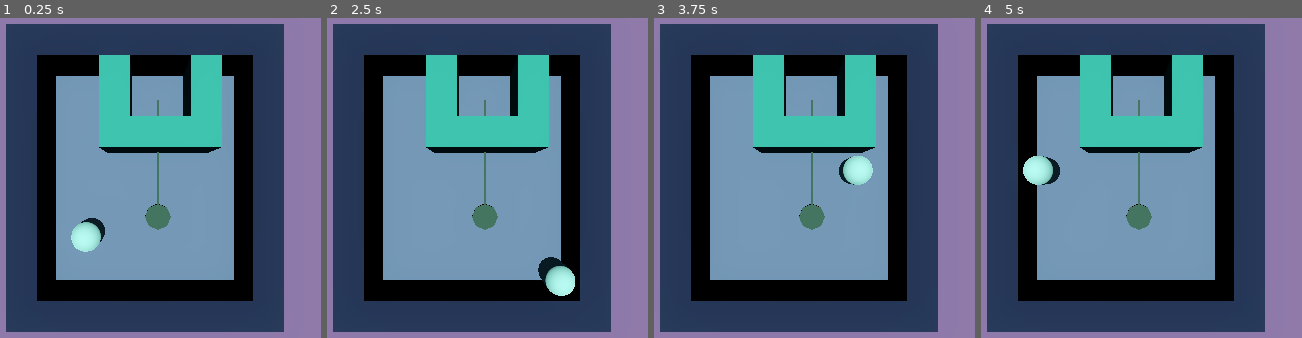
Above: before the commit, frames 1-4 (left to right).
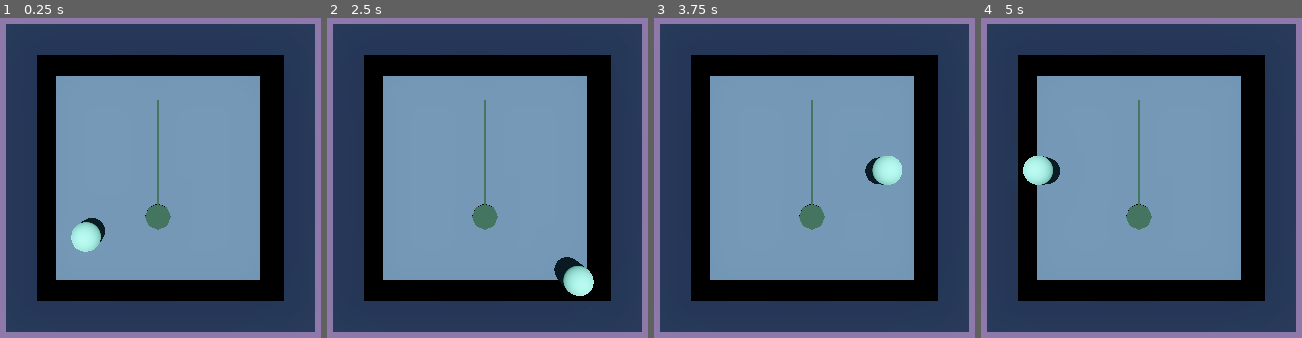
Above: after the commit, the same moments.

Repository: BBalloons/BIP_GameJam
Game: Godot game, scene res://Levels/level2.tscn
Same seed, same stepped clock (60 frames per second), same inputs: the game is played once before the commit and once after it. This scene is started directly instead of the project's main scene.
Inputs:
- Up to frame 1 (0.25 s): no input
- Up to frame 2 (2.5 s): tap Enter at 0.5 s; hold D (right) 0.53-1.28 s; hold S (down) 1.28-2.03 s; tap Space at 2 s; hold D (right) from 2.03 s (still down)
- Up to frame 3 (3.75 s): release D (right) at 2.78 s; hold W (up) 2.78-3.53 s; hold A (left) from 3.53 s (still down)
- Up to frame 4 (5 s): keep holding A (left)

The runs differ from the first frame. In frame 1, 29% of the frame differs, in the area x 30-99%, y 1-99%; in frame 2, 30%; in frame 3, 30%; in frame 4, 29%.

Commit message:
Level Edits
Extracted border geometry/material from base_level and moved per-level into level1 and level2 (added border materials, collision layers/masks, and a small subresource material for overrides). Created a new Level3 scene with its own base instance, borders and walls. Minor level edits: renamed wall nodes in level1 and scaled the base instance in level2. Also removed a leftover debug print from Player/player.gd.

Diff:
--- a/Levels/base_level.tscn
+++ b/Levels/base_level.tscn
@@ -1,7 +1,6 @@
 [gd_scene format=3 uid="uid://cp8bktwqxrjat"]
 
 [ext_resource type="Material" uid="uid://cw8lua3epvd7j" path="res://Materials/floor.tres" id="1_3vydx"]
-[ext_resource type="Material" uid="uid://bh7os1h37twp7" path="res://Materials/border.tres" id="1_ujkqx"]
 
 [sub_resource type="ProceduralSkyMaterial" id="ProceduralSkyMaterial_drvgu"]
 sky_horizon_color = Color(0.66224277, 0.6717428, 0.6867428, 1)
@@ -19,9 +18,6 @@
 glow_bloom = 0.2
 volumetric_fog_density = 0.02
 
-[sub_resource type="StandardMaterial3D" id="StandardMaterial3D_u3cyc"]
-albedo_color = Color(0.69411767, 0.25882354, 1, 1)
-
 [node name="Base Level" type="Node3D" unique_id=911909588]
 
 [node name="WorldEnvironment" type="WorldEnvironment" parent="." unique_id=634298902]
@@ -31,38 +27,9 @@
 transform = Transform3D(1, 0, 0, 0, -4.371139e-08, 1, 0, -1, -4.371139e-08, 0, 4, 0)
 
 [node name="Floor" type="CSGBox3D" parent="." unique_id=131014380]
-transform = Transform3D(1, 0, 0, 0, 1, 0, 0, 0, 1, -0.5, 0, 0)
 use_collision = true
 size = Vector3(8, 1, 8)
 material = ExtResource("1_3vydx")
-
-[node name="Borders" type="Node3D" parent="." unique_id=966056642]
-
-[node name="Border" type="CSGBox3D" parent="Borders" unique_id=1554718854]
-transform = Transform3D(1, 0, 0, 0, 1, 0, 0, 0, 1, -4, 1.5, 0)
-use_collision = true
-size = Vector3(1, 2, 10)
-material = ExtResource("1_ujkqx")
-
-[node name="Border2" type="CSGBox3D" parent="Borders" unique_id=1043382864]
-transform = Transform3D(1, 0, 0, 0, 1, 0, 0, 0, 1, 4, 1.5, -0.5)
-use_collision = true
-size = Vector3(1, 2, 9)
-material = ExtResource("1_ujkqx")
-
-[node name="Border3" type="CSGBox3D" parent="Borders" unique_id=1691138527]
-transform = Transform3D(1, 0, 0, 0, 1, 0, 0, 0, 1, 0.5, 1.5, 4.5)
-material_override = ExtResource("1_ujkqx")
-use_collision = true
-size = Vector3(8, 2, 1)
-material = SubResource("StandardMaterial3D_u3cyc")
-
-[node name="Border4" type="CSGBox3D" parent="Borders" unique_id=174833656]
-transform = Transform3D(1, 0, 0, 0, 1, 0, 0, 0, 1, 0, 1.5, -4.5)
-material_override = ExtResource("1_ujkqx")
-use_collision = true
-size = Vector3(7, 2, 1)
-material = SubResource("StandardMaterial3D_u3cyc")
 
 [node name="Node3D" type="Node3D" parent="." unique_id=1340249960]
 
--- a/Levels/level1.tscn
+++ b/Levels/level1.tscn
@@ -3,6 +3,10 @@
 [ext_resource type="PackedScene" uid="uid://cp8bktwqxrjat" path="res://Levels/base_level.tscn" id="1_t21ke"]
 [ext_resource type="Material" uid="uid://ca1u5cvjikxqh" path="res://Materials/wall.tres" id="2_i4kf4"]
 [ext_resource type="PackedScene" uid="uid://ghnsng3gam6j" path="res://Player/player.tscn" id="3_fy36t"]
+[ext_resource type="Material" uid="uid://bh7os1h37twp7" path="res://Materials/border.tres" id="3_njhy2"]
+
+[sub_resource type="StandardMaterial3D" id="StandardMaterial3D_m6f6w"]
+albedo_color = Color(0.69411767, 0.25882354, 1, 1)
 
 [node name="Level1" type="Node3D" unique_id=85168452]
 
@@ -11,17 +15,53 @@
 [node name="Walls" type="Node3D" parent="." unique_id=2109886198]
 transform = Transform3D(-4.371139e-08, 0, 1, 0, 1, 0, -1, 0, -4.371139e-08, 0.5, 0, 0.5)
 
-[node name="CSGBox3D" type="CSGBox3D" parent="Walls" unique_id=980309079]
+[node name="Wall" type="CSGBox3D" parent="Walls" unique_id=980309079]
 transform = Transform3D(1, 0, 0, 0, 1, 0, 0, 0, 1, 2.5, 1.5, -0.49999994)
 use_collision = true
 size = Vector3(4, 2, 1)
 material = ExtResource("2_i4kf4")
 
-[node name="CSGBox3D2" type="CSGBox3D" parent="Walls" unique_id=350790079]
+[node name="Wall2" type="CSGBox3D" parent="Walls" unique_id=350790079]
 transform = Transform3D(1, 0, 0, 0, 1, 0, 0, 0, 1, 0.99999976, 1.5, 1.5)
 use_collision = true
 size = Vector3(1, 2, 3)
 material = ExtResource("2_i4kf4")
 
+[node name="Borders" type="Node3D" parent="." unique_id=533688340]
+
+[node name="Border" type="CSGBox3D" parent="Borders" unique_id=1637358595]
+transform = Transform3D(1, 0, 0, 0, 1, 0, 0, 0, 1, -4, 1.5, 0)
+use_collision = true
+collision_layer = 3
+collision_mask = 3
+size = Vector3(1, 2, 10)
+material = ExtResource("3_njhy2")
+
+[node name="Border2" type="CSGBox3D" parent="Borders" unique_id=1310419344]
+transform = Transform3D(1, 0, 0, 0, 1, 0, 0, 0, 1, 4, 1.5, -0.5)
+use_collision = true
+collision_layer = 3
+collision_mask = 3
+size = Vector3(1, 2, 9)
+material = ExtResource("3_njhy2")
+
+[node name="Border3" type="CSGBox3D" parent="Borders" unique_id=607392982]
+transform = Transform3D(1, 0, 0, 0, 1, 0, 0, 0, 1, 0.5, 1.5, 4.5)
+material_override = ExtResource("3_njhy2")
+use_collision = true
+collision_layer = 3
+collision_mask = 3
+size = Vector3(8, 2, 1)
+material = SubResource("StandardMaterial3D_m6f6w")
+
+[node name="Border4" type="CSGBox3D" parent="Borders" unique_id=1603094506]
+transform = Transform3D(1, 0, 0, 0, 1, 0, 0, 0, 1, 0, 1.5, -4.5)
+material_override = ExtResource("3_njhy2")
+use_collision = true
+collision_layer = 3
+collision_mask = 3
+size = Vector3(7, 2, 1)
+material = SubResource("StandardMaterial3D_m6f6w")
+
 [node name="Player" parent="." unique_id=1368489800 instance=ExtResource("3_fy36t")]
 transform = Transform3D(1, 0, 0, 0, 1, 0, 0, 0, 1, 0, 1.5, 2)
--- a/Levels/level2.tscn
+++ b/Levels/level2.tscn
@@ -1,13 +1,53 @@
 [gd_scene format=3 uid="uid://ddldd5whpbyje"]
 
 [ext_resource type="PackedScene" uid="uid://cp8bktwqxrjat" path="res://Levels/base_level.tscn" id="1_24phs"]
+[ext_resource type="Material" uid="uid://bh7os1h37twp7" path="res://Materials/border.tres" id="2_pcft3"]
 [ext_resource type="Material" uid="uid://bgr63v6yx5kxc" path="res://Materials/elements.tres" id="2_ty1rc"]
-[ext_resource type="Material" uid="uid://ca1u5cvjikxqh" path="res://Materials/wall.tres" id="3_m135w"]
 [ext_resource type="PackedScene" uid="uid://ghnsng3gam6j" path="res://Player/player.tscn" id="4_pcft3"]
+
+[sub_resource type="StandardMaterial3D" id="StandardMaterial3D_p0prn"]
+albedo_color = Color(0.69411767, 0.25882354, 1, 1)
 
 [node name="Level2" type="Node3D" unique_id=356716588]
 
 [node name="Base Level" parent="." unique_id=911909588 instance=ExtResource("1_24phs")]
+transform = Transform3D(1.2, 0, 0, 0, 1, 0, 0, 0, 1.2, 0, 0, 0)
+
+[node name="Borders" type="Node3D" parent="." unique_id=171370786]
+
+[node name="Border" type="CSGBox3D" parent="Borders" unique_id=1327686885]
+transform = Transform3D(1, 0, 0, 0, 1, 0, 0, 0, 1, -4, 1.5, 0.5)
+use_collision = true
+collision_layer = 3
+collision_mask = 3
+size = Vector3(1, 2, 9)
+material = ExtResource("2_pcft3")
+
+[node name="Border2" type="CSGBox3D" parent="Borders" unique_id=1468434043]
+transform = Transform3D(1, 0, 0, 0, 1, 0, 0, 0, 1, 5, 1.5, -0.5)
+use_collision = true
+collision_layer = 3
+collision_mask = 3
+size = Vector3(1, 2, 9)
+material = ExtResource("2_pcft3")
+
+[node name="Border3" type="CSGBox3D" parent="Borders" unique_id=2073332705]
+transform = Transform3D(1, 0, 0, 0, 1, 0, 0, 0, 1, 1, 1.5, 4.5)
+material_override = ExtResource("2_pcft3")
+use_collision = true
+collision_layer = 3
+collision_mask = 3
+size = Vector3(9, 2, 1)
+material = SubResource("StandardMaterial3D_p0prn")
+
+[node name="Border4" type="CSGBox3D" parent="Borders" unique_id=937066758]
+transform = Transform3D(1, 0, 0, 0, 1, 0, 0, 0, 1, 0, 1.5, -4.5)
+material_override = ExtResource("2_pcft3")
+use_collision = true
+collision_layer = 3
+collision_mask = 3
+size = Vector3(9, 2, 1)
+material = SubResource("StandardMaterial3D_p0prn")
 
 [node name="LevelElements" type="Node3D" parent="." unique_id=1365971917]
 
@@ -23,25 +63,5 @@
 size = Vector3(0.1, 0.1, 4)
 material = ExtResource("2_ty1rc")
 
-[node name="Walls" type="Node3D" parent="." unique_id=1600896011]
-
-[node name="Wall" type="CSGBox3D" parent="Walls" unique_id=1337486120]
-transform = Transform3D(1, 0, 0, 0, 1, 0, 0, 0, 1, -1, 1.5, -3)
-material_override = ExtResource("3_m135w")
-use_collision = true
-size = Vector3(1, 2, 2)
-
-[node name="Wall3" type="CSGBox3D" parent="Walls" unique_id=1515679203]
-transform = Transform3D(1, 0, 0, 0, 1, 0, 0, 0, 1, 2, 1.5, -3)
-material_override = ExtResource("3_m135w")
-use_collision = true
-size = Vector3(1, 2, 2)
-
-[node name="Wall2" type="CSGBox3D" parent="Walls" unique_id=662968314]
-transform = Transform3D(1, 0, 0, 0, 1, 0, 0, 0, 1, 0.5, 1.5, -1.5)
-material_override = ExtResource("3_m135w")
-use_collision = true
-size = Vector3(4, 2, 1)
-
 [node name="Player" parent="." unique_id=1368489800 instance=ExtResource("4_pcft3")]
 transform = Transform3D(1, 0, 0, 0, 1, 0, 0, 0, 1, -2, 1.5, 2)
--- /dev/null
+++ b/Levels/level3.tscn
@@ -0,0 +1,58 @@
+[gd_scene format=3 uid="uid://xlfwohkwtiq4"]
+
+[ext_resource type="PackedScene" uid="uid://cp8bktwqxrjat" path="res://Levels/base_level.tscn" id="1_2385j"]
+[ext_resource type="PackedScene" uid="uid://ghnsng3gam6j" path="res://Player/player.tscn" id="2_c5oim"]
+[ext_resource type="Material" uid="uid://bh7os1h37twp7" path="res://Materials/border.tres" id="2_eh6o7"]
+[ext_resource type="Material" uid="uid://ca1u5cvjikxqh" path="res://Materials/wall.tres" id="4_eh6o7"]
+
+[node name="Level3" type="Node3D" unique_id=1232480785]
+
+[node name="Base Level" parent="." unique_id=911909588 instance=ExtResource("1_2385j")]
+
+[node name="Borders" type="Node3D" parent="." unique_id=891218650]
+
+[node name="Border" type="CSGBox3D" parent="Borders" unique_id=970974943]
+transform = Transform3D(1, 0, 0, 0, 1, 0, 0, 0, 1, 0, 1.5, -2)
+use_collision = true
+collision_layer = 3
+collision_mask = 3
+size = Vector3(1, 2, 4)
+material = ExtResource("2_eh6o7")
+
+[node name="Border2" type="CSGBox3D" parent="Borders" unique_id=2094967316]
+transform = Transform3D(1, 0, 0, 0, 1, 0, 0, 0, 1, 2.25, 1.5, -0.5)
+use_collision = true
+collision_layer = 3
+collision_mask = 3
+size = Vector3(3.5, 2, 1)
+material = ExtResource("2_eh6o7")
+
+[node name="Player" parent="." unique_id=2077333565 instance=ExtResource("2_c5oim")]
+transform = Transform3D(1, 0, 0, 0, 1, 0, 0, 0, 1, -2, 1.5, 1)
+
+[node name="Walls" type="Node3D" parent="." unique_id=1707129736]
+transform = Transform3D(1, 0, 0, 0, 1, 0, 0, 0, 1, -4, 1, 0)
+
+[node name="Wall" type="CSGBox3D" parent="Walls" unique_id=1284960307]
+transform = Transform3D(1, 0, 0, 0, 1, 0, 0, 0, 1, 0.5, 0.5, 0)
+material_override = ExtResource("4_eh6o7")
+use_collision = true
+size = Vector3(1, 2, 8)
+
+[node name="Wall2" type="CSGBox3D" parent="Walls" unique_id=926292318]
+transform = Transform3D(1, 0, 0, 0, 1, 0, 0, 0, 1, 4.5, 0.5, 3.5)
+material_override = ExtResource("4_eh6o7")
+use_collision = true
+size = Vector3(7, 2, 1)
+
+[node name="Wall3" type="CSGBox3D" parent="Walls" unique_id=536421161]
+transform = Transform3D(1, 0, 0, 0, 1, 0, 0, 0, 1, 7.5, 0.5, 1.5)
+material_override = ExtResource("4_eh6o7")
+use_collision = true
+size = Vector3(1, 2, 3)
+
+[node name="Wall4" type="CSGBox3D" parent="Walls" unique_id=607905507]
+transform = Transform3D(1, 0, 0, 0, 1, 0, 0, 0, 1, 2.25, 0.5, -3.5)
+material_override = ExtResource("4_eh6o7")
+use_collision = true
+size = Vector3(2.5, 2, 1)
--- a/Player/player.gd
+++ b/Player/player.gd
@@ -9,6 +9,5 @@
 		velocity.z = direction.y * SPEED
 	else:
 		velocity = Vector3.ZERO
-		print("absolutely nothung")
 
 	move_and_slide()
